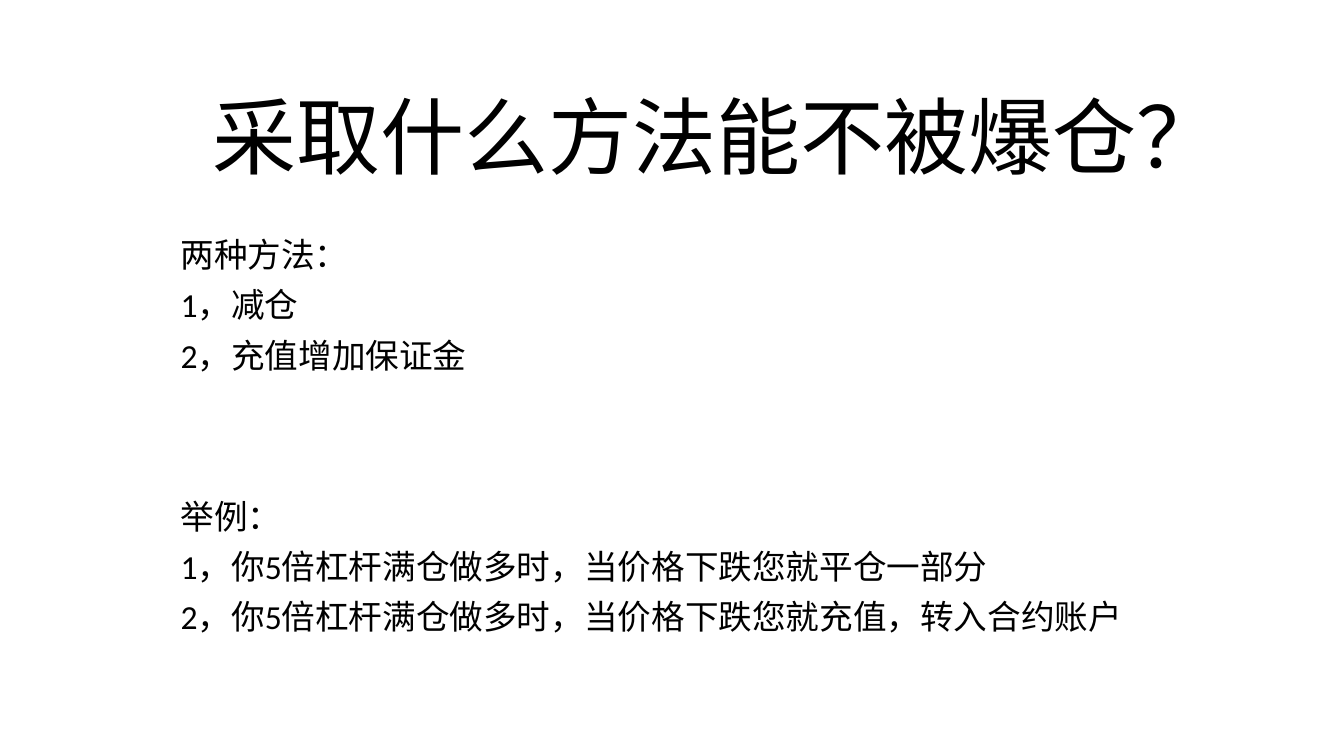
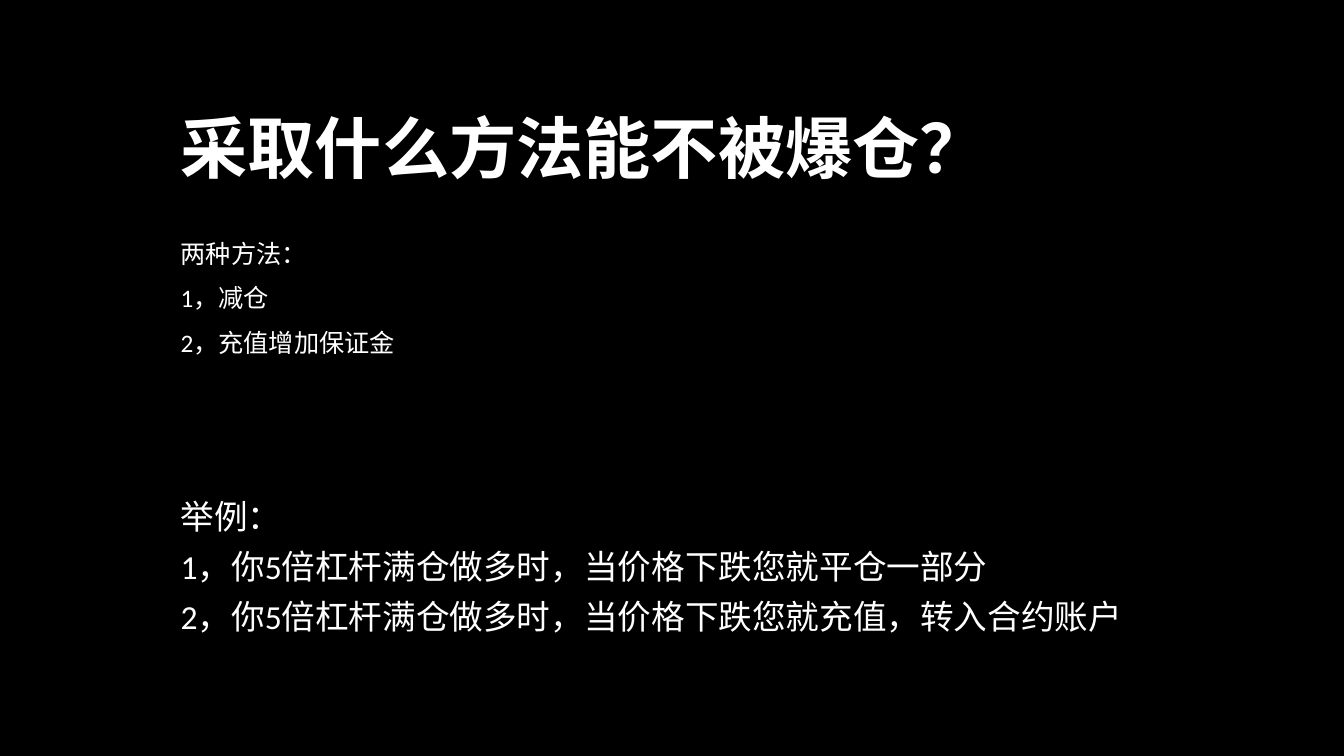
Before and after one commit to BitStar-UX/picture, a slide deck: slide 8 of 行情图/什么是爆仓.pptx. Drawn at 1344x756 pixels with LibreOffice and Linux fonts; fonts in the diff are those of the drawing; background and template pictures are left out. Boxes give left, top, right and bottom in pixels: in the first picture for what was removed or moved away, otherwise in the second. Text is boxed around its words. In the diff, an @@ line names an element or a change of style, - is before the commit and + after.

```diff
--- a/行情图/什么是爆仓.pptx
+++ b/行情图/什么是爆仓.pptx
@@ background #FFFFFF to picture (left out) @@
@@ title "采取什么方法能不被爆仓？" at (x1=181, y1=115, x2=987, y2=179): size 60 to 48 pt, text colour #000000 to #FFFFFF, bold on; alignment centre to left; line spacing 0.9 to 1 @@
@@ subtitle "两种方法：" at (x1=181, y1=241, x2=395, y2=355): size 24 to 18 pt, text colour #000000 to #FFFFFF; line spacing 0.9 to 1 @@
@@ text "举例：" at (x1=181, y1=500, x2=1122, y2=633): text colour #000000 to #FFFFFF @@
```
Also in this commit, not shown: 7 other slides changed.
